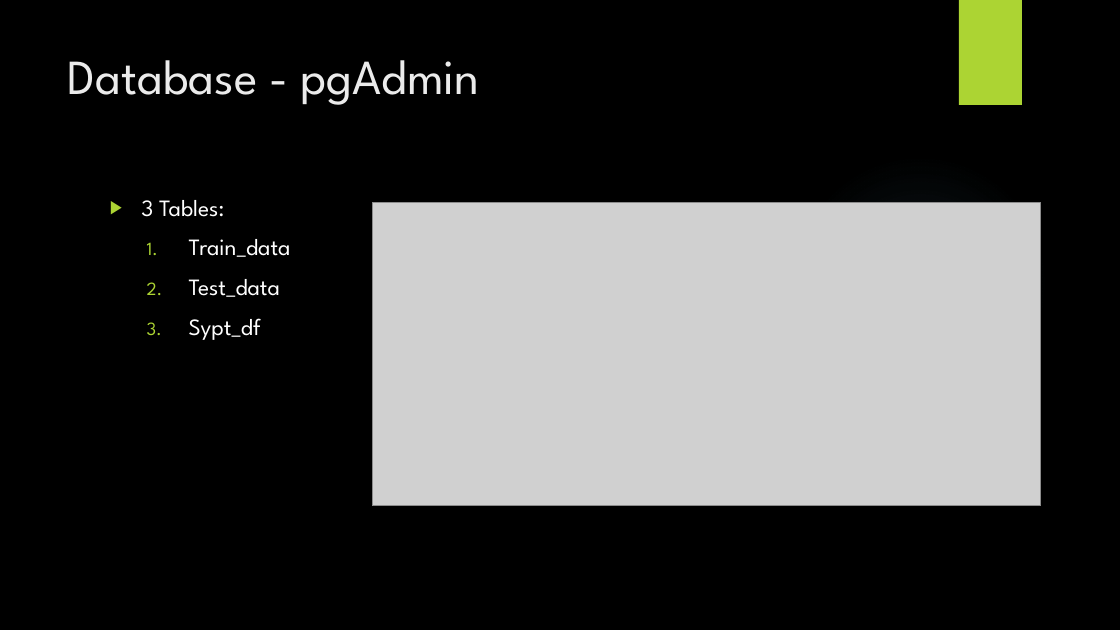
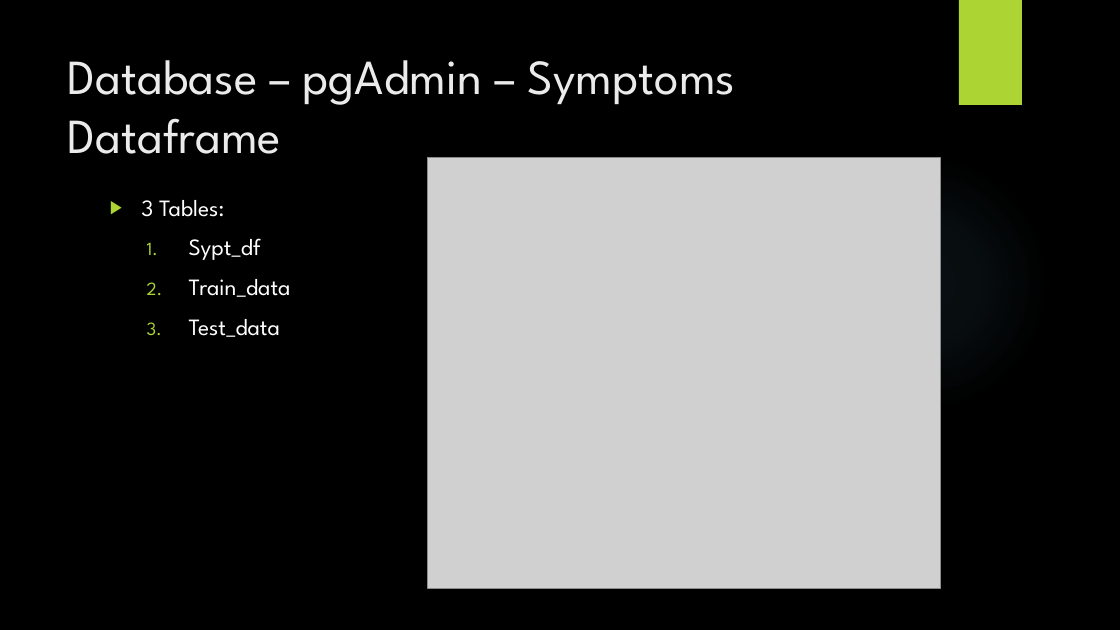
Before and after one commit to johnsetzer3/Disease_Prediction, a slide deck: slide 13 of Team_Code Blue Final Project.pptx (slide 8 before the commit). Drawn at 1120x630 pixels with LibreOffice and Linux fonts; fonts in the diff are those of the drawing; grey boxes stand for pictures; background and template pictures are left out. Boxes give left, top, right and bottom in pixels: in the first picture for what was removed or moved away, otherwise in the second. Text is boxed around its words. In the diff, an @@ line names an element or a change of style, - is before the commit and + after.

```diff
--- a/Team_Code Blue Final Project.pptx
+++ b/Team_Code Blue Final Project.pptx
@@ title at <box>68,60,736,154</box>: text changed @@
-Database - pgAdmin
+Database – pgAdmin – Symptoms Dataframe
@@ picture: place and size @@
-picture at <box>372,202,1041,506</box>
+picture at <box>428,158,940,589</box>
@@ text at <box>189,238,261,260</box>: paragraph added @@
+  1. Sypt_df
@@ text at <box>189,318,261,340</box>: paragraph removed @@
-  3. Sypt_df
```
Also in this commit, not shown: 7 other slides changed, 4 slides added, 4 slides removed.
